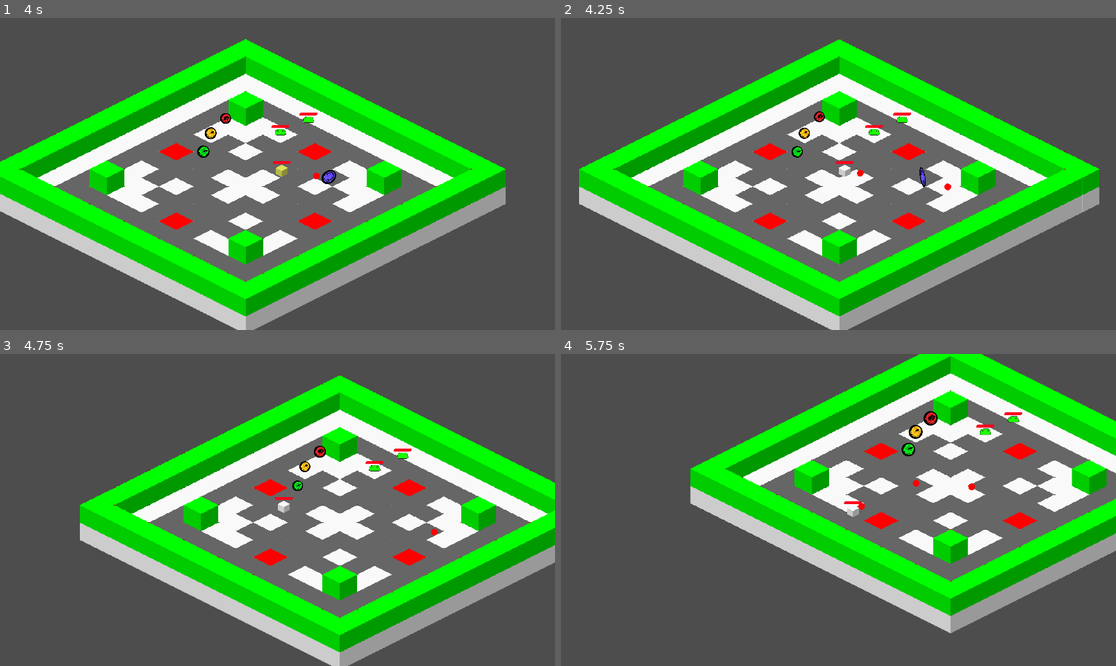
Above: before the commit, frames 1-4 (two rows, left to right).
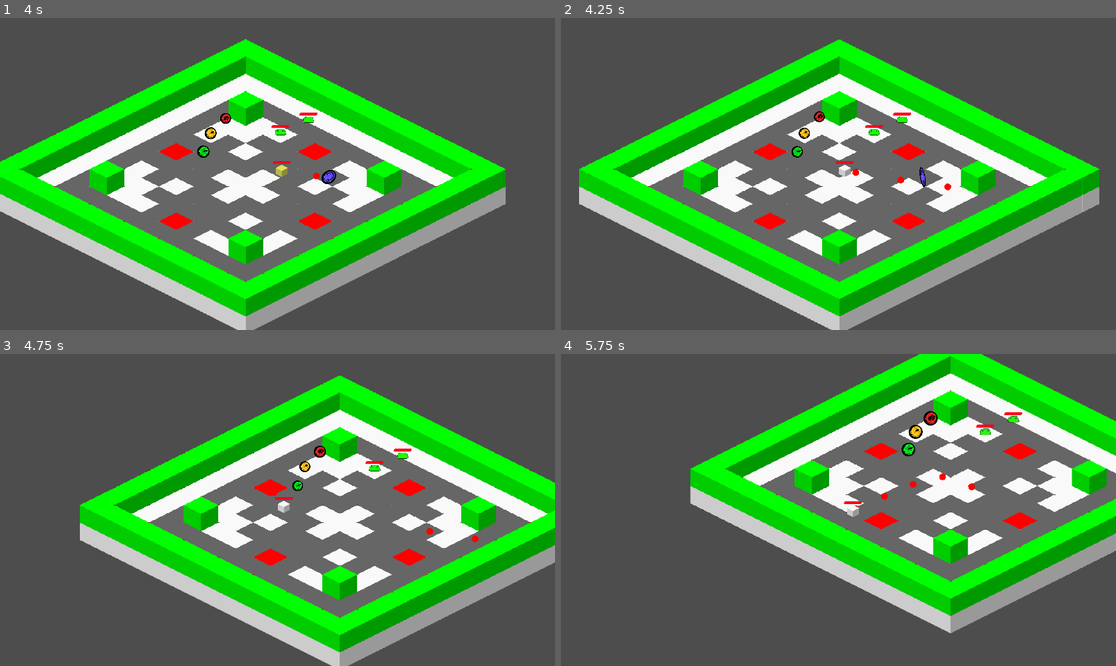
Above: after the commit, the same moments.

Repository: RexRoTheRacingCar/Game_Dev_Level_3
Game: Godot game, scene res://scenes/main/game.tscn
Same seed, same stepped clock (60 frames per second), same inputs: the game is played once before the commit and once after it.
Inputs (mouse positions are in pixels of both pictures, inside the frame that each line leads up to):
- Up to frame 1 (4 s): move the mouse to (399, 158) at 0.52 s; press the mouse at (399, 158) at 0.53 s; hold D (right) 0.53-1.28 s; move the mouse to (166, 189) at 1.27 s; release the mouse at (166, 189) at 1.28 s; hold S (down) 1.28-2.03 s; tap Space (dash) at 1.35, 3.6 s; click (166, 189) at 1.55 s; move the mouse to (333, 105) at 2.02 s; press the mouse at (333, 105) at 2.03 s; hold D (right) 2.03-2.78 s; move the mouse to (249, 236) at 2.77 s; release the mouse at (249, 236) at 2.78 s; hold W (up) 2.78-3.53 s; click (249, 236) at 2.85 s; move the mouse to (444, 220) at 3.52 s; press the mouse at (444, 220) at 3.53 s; hold A (left) from 3.53 s (still down)
- Up to frame 2 (4.25 s): keep holding A (left)
- Up to frame 3 (4.75 s): keep holding A (left); move the mouse to (111, 463) at 4.27 s; release the mouse at (111, 463) at 4.28 s; click (111, 463) at 4.35 s
- Up to frame 4 (5.75 s): move the mouse to (866, 510) at 5.02 s; release A (left) at 5.03 s; press the mouse at (866, 510) at 5.03 s; hold S (down) from 5.03 s (still down)

Frame 1 is identical in both runs. In frame 2, less than 0.1% of the frame differs, in the area x 52-62%, y 48-54%; in frame 3, less than 0.1%; in frame 4, less than 0.1%, in the area x 52-70%, y 38-50%.

Commit message:
New upgrades
Added new upgrades, making bullet amount upgrade

Diff:
--- a/game_level_3/misc/resources/upgrades/speed_bullet_upgrade.tres
+++ b/game_level_3/misc/resources/upgrades/bullet_amount_upgrade.tres
@@ -1,6 +1,6 @@
-[gd_resource type="Resource" script_class="SpeedBulletUpgrade" load_steps=4 format=3 uid="uid://c54bj7d6c0rvt"]
+[gd_resource type="Resource" script_class="BulletAmountBulletUpgrade" load_steps=4 format=3 uid="uid://c54bj7d6c0rvt"]
 
-[ext_resource type="Script" path="res://scripts/upgrades/speed_bullet_upgrade.gd" id="1_pxfw0"]
+[ext_resource type="Script" path="res://scripts/upgrades/bullet_amount_upgrade.gd" id="1_pxfw0"]
 [ext_resource type="Texture2D" uid="uid://c7tw33sb8qxl5" path="res://assets/art/ui/pickups.png" id="2_7qfht"]
 
 [sub_resource type="AtlasTexture" id="AtlasTexture_2fifj"]
@@ -9,6 +9,6 @@
 
 [resource]
 script = ExtResource("1_pxfw0")
-speed_increase = 100
+bullet_amount_increase = 2
 texture = SubResource("AtlasTexture_2fifj")
-upgrade_type = "p_bullet_upgrades"
+upgrade_type = "p_upgrades"
--- a/game_level_3/scenes/main/game.tscn
+++ b/game_level_3/scenes/main/game.tscn
@@ -6,7 +6,7 @@
 [ext_resource type="PackedScene" uid="uid://dk6tq8iiesp0e" path="res://scenes/components/hurtbox_component.tscn" id="3_tmc20"]
 [ext_resource type="PackedScene" uid="uid://01j0ju22xu5y" path="res://scenes/entity/enemy/test_enemy.tscn" id="5_qtw52"]
 [ext_resource type="Resource" uid="uid://djfc83d0m5aue" path="res://misc/resources/upgrades/pierce_bullet_upgrade.tres" id="5_s2l54"]
-[ext_resource type="Resource" uid="uid://c54bj7d6c0rvt" path="res://misc/resources/upgrades/speed_bullet_upgrade.tres" id="6_jvxss"]
+[ext_resource type="Resource" uid="uid://c54bj7d6c0rvt" path="res://misc/resources/upgrades/bullet_amount_upgrade.tres" id="6_jvxss"]
 [ext_resource type="Resource" uid="uid://bp8nlcaxu4dpl" path="res://misc/resources/upgrades/firerate_player_upgrade.tres" id="7_1iayt"]
 
 [node name="Game" type="Node2D"]
@@ -32,6 +32,7 @@
 [node name="Player" parent="." instance=ExtResource("1_vr3do")]
 position = Vector2(60, 22)
 p_reload_time = 0.3
+p_bullet_amount = 1
 
 [node name="Camera2D" type="Camera2D" parent="Player"]
 position = Vector2(-50.2267, 10.6893)
@@ -65,17 +66,21 @@
 [node name="StatUpgrade" parent="TestStatFolder" instance=ExtResource("1_t5vvw")]
 position = Vector2(-61, -154)
 upgrade = ExtResource("5_s2l54")
+needs_update = true
 
 [node name="StatUpgrade2" parent="TestStatFolder" instance=ExtResource("1_t5vvw")]
 position = Vector2(-9, -203)
+needs_update = true
 
 [node name="StatUpgrade3" parent="TestStatFolder" instance=ExtResource("1_t5vvw")]
 position = Vector2(-86, -90)
 upgrade = ExtResource("6_jvxss")
+needs_update = true
 
 [node name="StatUpgrade4" parent="TestStatFolder" instance=ExtResource("1_t5vvw")]
 position = Vector2(348, -3)
 upgrade = ExtResource("7_1iayt")
+needs_update = true
 
 [node name="TestEnemy" parent="." instance=ExtResource("5_qtw52")]
 position = Vector2(180, -162)
--- a/game_level_3/scripts/entity/stat_upgrade.gd
+++ b/game_level_3/scripts/entity/stat_upgrade.gd
@@ -38,7 +38,7 @@
 			if upgrade.upgrade_type == "p_bullet_upgrades":
 				body.p_bullet_upgrades.append(upgrade)
 			elif upgrade.upgrade_type == "p_upgrades":
-					body.p_upgrades.append(upgrade)
+					body.p_upgrades = upgrade
 
 			animation_player.stop()
 			animation_player.play("collected")
--- a/game_level_3/scripts/main/player.gd
+++ b/game_level_3/scripts/main/player.gd
@@ -19,8 +19,11 @@
 var p_vel_prep : Vector2
 
 @export var p_dash_delay : float = 0.4
-
 @export var p_reload_time : float = 0.4
+@export var p_bullet_amount : int = 3 :
+	set(new_value):
+		p_bullet_amount = new_value
+		p_bullet_spread = (15 * p_bullet_amount) - 15
 
 @export var p_bullet_scene : PackedScene
 
@@ -28,14 +31,16 @@
 var p_dashing : bool = false
 var p_attacking : bool = false
 var p_bullet_upgrades : Array = []
-var p_upgrades : Array = [] :
+var p_can_shoot : bool = true
+var p_bullet_spread : float = 0.0
+
+#Apply upgrades to player
+var p_upgrades : BaseUpgrade = null :
 	set(new_value):
-		p_upgrades.append(new_value)
-
-
-
-var p_can_shoot : bool = true
-
+		p_upgrades = new_value
+		if p_upgrades != null:
+			p_upgrades.apply_player_upgrade(self)
+			p_upgrades = null
 
 
 #---------------------------------------------------------------------------------------------------------------------------
@@ -108,22 +113,25 @@
 	p_shoot_timer.start(p_reload_time)
 
 	#The bullet instance
-	var bullet_instance := p_bullet_scene.instantiate()
-	var mouse_pos := get_global_mouse_position()
-	var mouse_dir := mouse_pos - global_position
-	mouse_dir.y *= 2
+	for bullet in range(0, p_bullet_amount):
+		var bullet_instance := p_bullet_scene.instantiate()
+		var mouse_pos := get_global_mouse_position()
+		var mouse_dir := mouse_pos - global_position
+		mouse_dir.y *= 2
 
-	#Bullet spawned
-	get_parent().add_child(bullet_instance)
-	bullet_instance.global_position = global_position
-	bullet_instance.rotation = mouse_dir.angle()
+		#Bullet spawned
+		get_parent().add_child(bullet_instance)
+		bullet_instance.global_position = global_position
+		bullet_instance.rotation = mouse_dir.angle()
+		var test = floor((bullet + 1) / 2)
+		bullet_instance.rotation += deg_to_rad(p_bullet_spread)
 
-	#Apply upgrades to bullet
-	for upgrades in p_bullet_upgrades:
-			upgrades.apply_upgrade(bullet_instance)
 
-	bullet_instance.implement_stats()
+		#Apply upgrades to bullet
+		for upgrades in p_bullet_upgrades:
+				upgrades.apply_upgrade(bullet_instance)
 
+		bullet_instance.implement_stats()
 
 #---------------------------------------------------------------------------------------------------------------------------
 #Player damage function
--- /dev/null
+++ b/game_level_3/scripts/upgrades/bullet_amount_upgrade.gd
@@ -0,0 +1,10 @@
+############################## Bullet Amount Bullet Base ##############################
+extends BaseUpgrade
+class_name BulletAmountUpgrade
+
+@export var bullet_amount_increase : int = 2
+
+#---------------------------------------------------------------------------------------------------------------------------
+#Apply bullet upgrade to bullet
+func apply_player_upgrade(player: Player):
+	player.p_bullet_amount += bullet_amount_increase
--- a/game_level_3/scripts/upgrades/speed_bullet_upgrade.gd
+++ /dev/null
@@ -1,10 +0,0 @@
-############################## Speed Bullet Base ##############################
-extends BaseUpgrade
-class_name SpeedBulletUpgrade
-
-@export var speed_increase : int = 50
-
-#---------------------------------------------------------------------------------------------------------------------------
-#Apply bullet upgrade to bullet
-func apply_upgrade(bullet: Bullet):
-	bullet.speed += speed_increase
